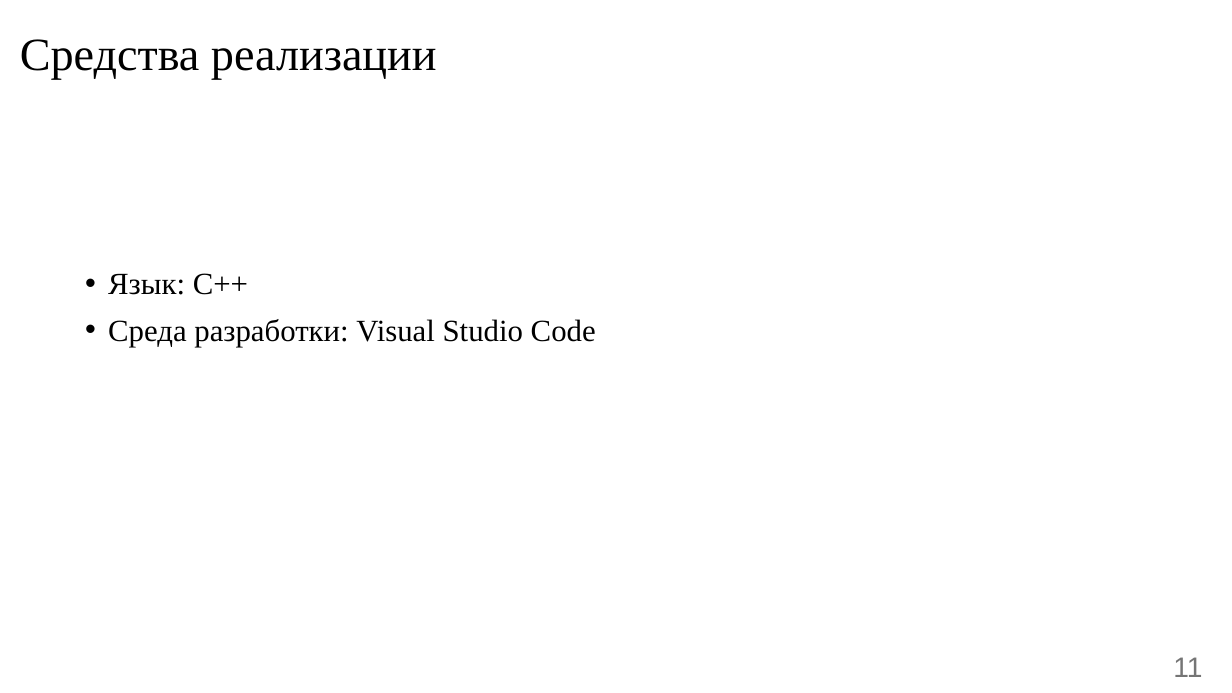
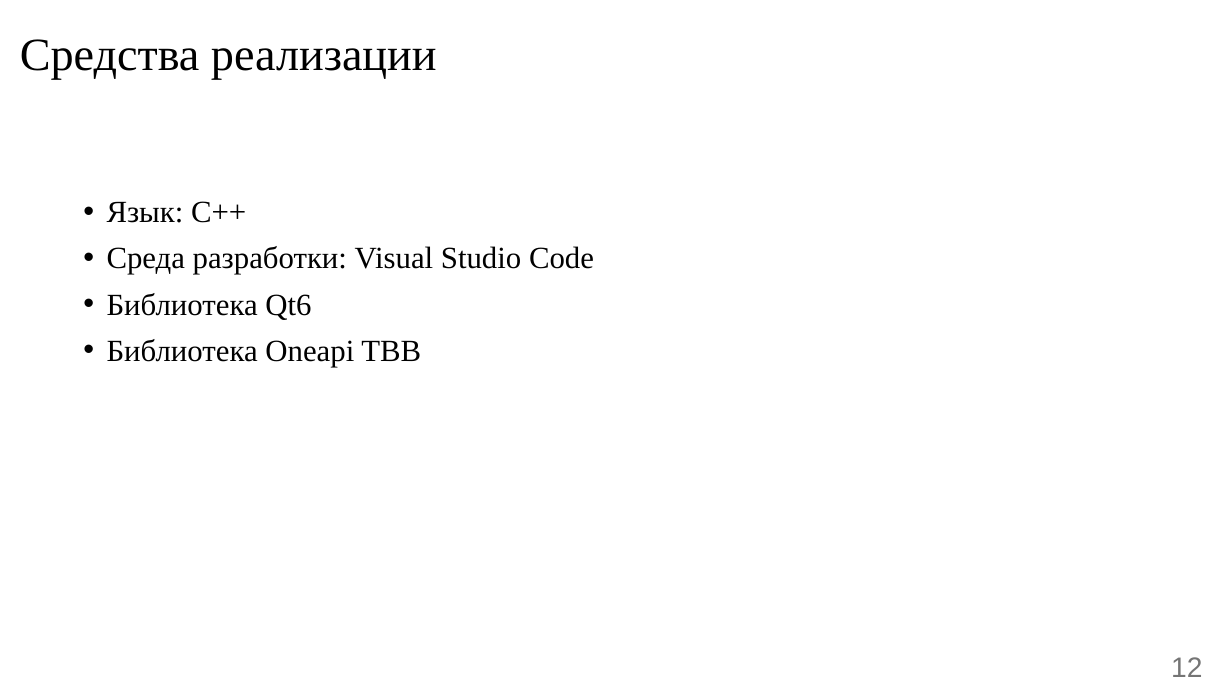
Before and after one commit to Danilado/IU7-CG-CW, a slide deck: slide 12 of docs/Presentation.pptx (slide 11 before the commit). Drawn at 1232x693 pixels with LibreOffice and Linux fonts; fonts in the diff are those of the drawing. Boxes give left, top, right and bottom in pixels: in the first picture for what was removed or moved away, otherwise in the second. Text is boxed around its words. In the diff, an @@ line names an element or a change of style, - is before the commit and + after.

```diff
--- a/docs/Presentation.pptx
+++ b/docs/Presentation.pptx
@@ text "Язык: C++": place and size @@
-text "Язык: C++" at [108, 273, 596, 347]
+text "Язык: C++" at [107, 201, 594, 367]
@@ text at [107, 293, 421, 367]: paragraphs added @@
+• Библиотека Qt6
+• Библиотека Oneapi TBB
@@ page number at [1171, 657, 1202, 677]: text changed @@
-11
+12
```
Also in this commit, not shown: 8 other slides changed, 4 slides added, 2 slides removed, 24 other files.
